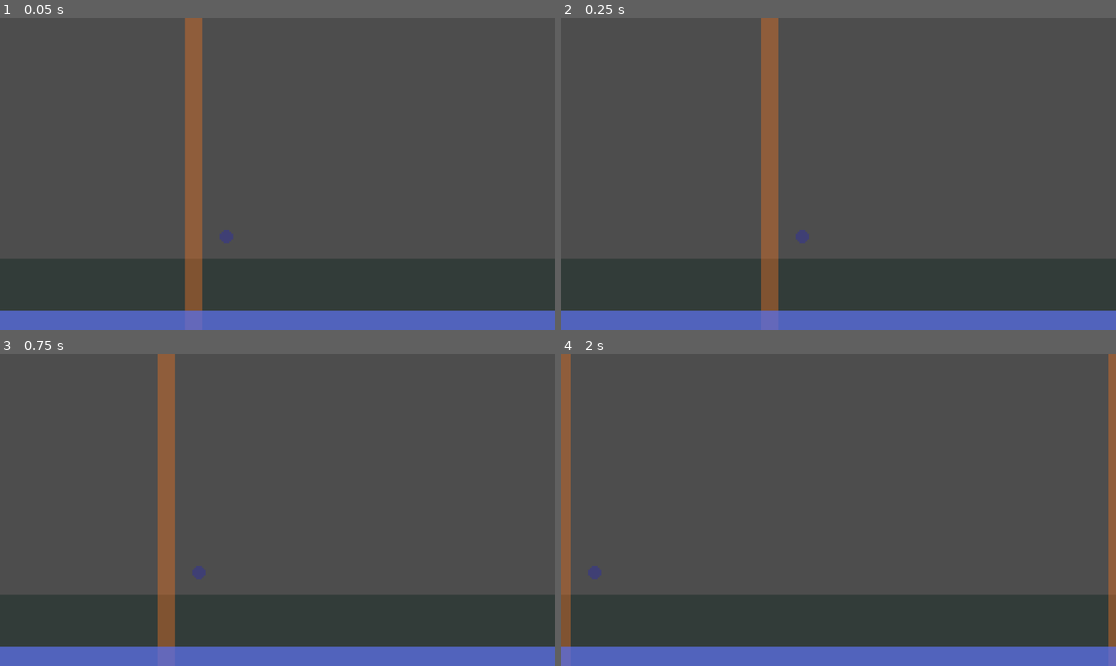
Above: before the commit, frames 1-4 (two rows, left to right).
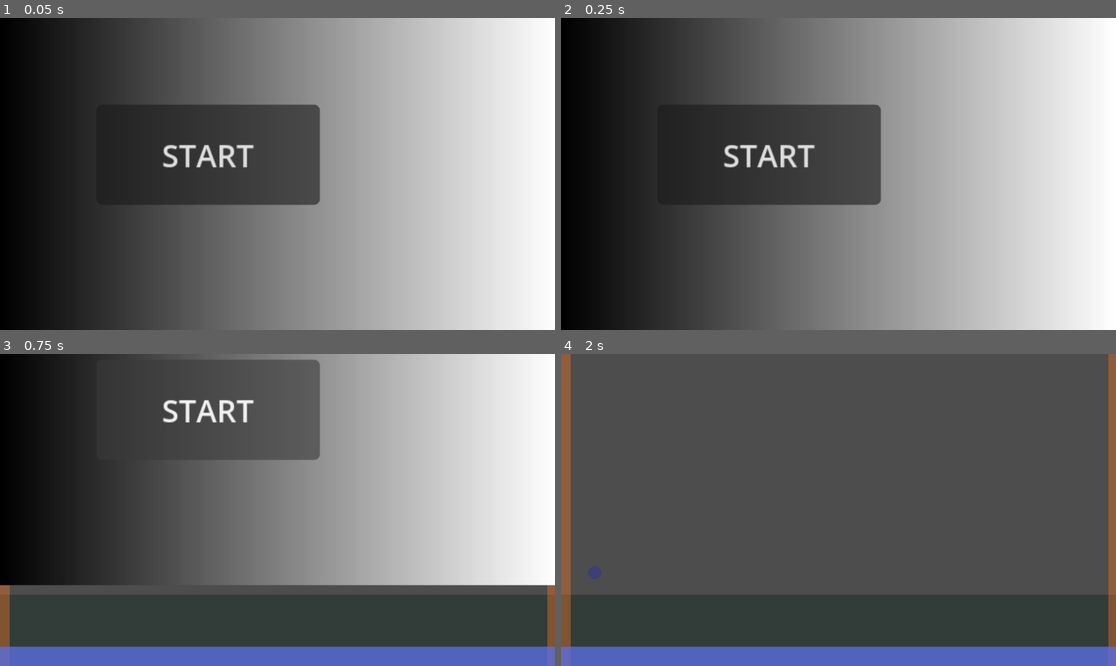
Above: after the commit, the same moments.

Repository: appellatebaton0/chili-code-jam-4
Game: Godot game, scene res://scenes/main.tscn
Two runs of this game, one before a commit and one after it. Both use one fixed random seed, a clock stepped at 60 frames per second and the inputs below.
Inputs (mouse positions are in pixels of both pictures, inside the frame that each line leads up to):
- Up to frame 1 (0.05 s): no input
- Up to frame 2 (0.25 s): no input
- Up to frame 3 (0.75 s): click (210, 491) at 0.5 s, where only the run after the commit has a clickable "START"
- Up to frame 4 (2 s): tap Enter at 1.25 s; move the mouse to (960, 494) at 1.27 s; click (960, 494) at 1.42 s

The runs differ from the first frame. In frame 1, 84% of the frame differs, in the area x 0-100%, y 0-100%; in frame 2, 84%; in frame 3, 58%; in frame 4, nothing differs.

Commit message:
h1 - Area Buttons / Basic UI

Diff:
--- a/scenes/main.tscn
+++ b/scenes/main.tscn
@@ -1,13 +1,86 @@
-[gd_scene load_steps=3 format=3 uid="uid://c3anty621fnsp"]
+[gd_scene load_steps=11 format=3 uid="uid://c3anty621fnsp"]
 
 [ext_resource type="Script" uid="uid://c1br7q0wcb3kd" path="res://scripts/camera.gd" id="1_0wfyh"]
+[ext_resource type="Script" uid="uid://cdcn6er34elng" path="res://scripts/area_activator.gd" id="2_jyhfs"]
 [ext_resource type="Texture2D" uid="uid://c7n2wbe2y8prm" path="res://assets/textures/placeholder.png" id="2_sugp2"]
+[ext_resource type="Script" uid="uid://d386c2mb6q48g" path="res://scripts/anim_button.gd" id="4_jyhfs"]
 
-[node name="main" type="Node"]
+[sub_resource type="RectangleShape2D" id="RectangleShape2D_tbgi4"]
+size = Vector2(9, 162)
+
+[sub_resource type="Gradient" id="Gradient_sugp2"]
+
+[sub_resource type="GradientTexture2D" id="GradientTexture2D_jyhfs"]
+gradient = SubResource("Gradient_sugp2")
+width = 288
+height = 162
+
+[sub_resource type="Animation" id="Animation_jyhfs"]
+resource_name = "start"
+length = 0.5
+tracks/0/type = "value"
+tracks/0/imported = false
+tracks/0/enabled = true
+tracks/0/path = NodePath("StartScreen:position")
+tracks/0/interp = 2
+tracks/0/loop_wrap = true
+tracks/0/keys = {
+"times": PackedFloat32Array(0, 0.5),
+"transitions": PackedFloat32Array(1, 1),
+"update": 0,
+"values": [Vector2(0, 0), Vector2(0, -162)]
+}
+
+[sub_resource type="Animation" id="Animation_tbgi4"]
+length = 0.001
+tracks/0/type = "value"
+tracks/0/imported = false
+tracks/0/enabled = true
+tracks/0/path = NodePath("StartScreen:position")
+tracks/0/interp = 1
+tracks/0/loop_wrap = true
+tracks/0/keys = {
+"times": PackedFloat32Array(0),
+"transitions": PackedFloat32Array(1),
+"update": 0,
+"values": [Vector2(0, 0)]
+}
+
+[sub_resource type="AnimationLibrary" id="AnimationLibrary_tefeu"]
+_data = {
+&"RESET": SubResource("Animation_tbgi4"),
+&"start": SubResource("Animation_jyhfs")
+}
+
+[node name="Main" type="Node"]
 
 [node name="Camera2D" type="Camera2D" parent="."]
-position = Vector2(620, 81)
+position = Vector2(144, 81)
 script = ExtResource("1_0wfyh")
+speed = 0.605
+
+[node name="LeftArea" type="Area2D" parent="Camera2D"]
+position = Vector2(-139.5, 0)
+script = ExtResource("2_jyhfs")
+signal_name = "pane_left"
+
+[node name="CollisionShape2D" type="CollisionShape2D" parent="Camera2D/LeftArea"]
+shape = SubResource("RectangleShape2D_tbgi4")
+
+[node name="AudioStreamPlayer2D" type="AudioStreamPlayer2D" parent="Camera2D/LeftArea"]
+
+[node name="RightArea" type="Area2D" parent="Camera2D"]
+position = Vector2(140, 0)
+script = ExtResource("2_jyhfs")
+signal_name = "pane_right"
+
+[node name="CollisionShape2D" type="CollisionShape2D" parent="Camera2D/RightArea"]
+position = Vector2(-0.5, 0)
+shape = SubResource("RectangleShape2D_tbgi4")
+
+[node name="AudioStreamPlayer2D" type="AudioStreamPlayer2D" parent="Camera2D/RightArea"]
+
+[node name="AudioListener2D" type="AudioListener2D" parent="Camera2D"]
 
 [node name="Sprite2D" type="Sprite2D" parent="." groups=["Pane"]]
 texture_filter = 1
@@ -23,3 +96,42 @@
 texture_filter = 1
 position = Vector2(720, 81)
 texture = ExtResource("2_sugp2")
+
+[node name="CanvasLayer" type="CanvasLayer" parent="."]
+
+[node name="UI" type="Control" parent="CanvasLayer"]
+layout_mode = 3
+anchors_preset = 15
+anchor_right = 1.0
+anchor_bottom = 1.0
+grow_horizontal = 2
+grow_vertical = 2
+mouse_filter = 2
+
+[node name="StartScreen" type="TextureRect" parent="CanvasLayer/UI"]
+layout_mode = 1
+anchors_preset = 15
+anchor_right = 1.0
+anchor_bottom = 1.0
+grow_horizontal = 2
+grow_vertical = 2
+texture = SubResource("GradientTexture2D_jyhfs")
+
+[node name="Button" type="Button" parent="CanvasLayer/UI/StartScreen"]
+layout_mode = 0
+offset_left = 50.0
+offset_top = 45.0
+offset_right = 166.0
+offset_bottom = 97.0
+focus_mode = 0
+text = "START"
+script = ExtResource("4_jyhfs")
+anim_name = "start"
+
+[node name="AnimationPlayer" type="AnimationPlayer" parent="CanvasLayer/UI"]
+libraries = {
+&"": SubResource("AnimationLibrary_tefeu")
+}
+
+[connection signal="activated" from="Camera2D/LeftArea" to="Camera2D/LeftArea/AudioStreamPlayer2D" method="play"]
+[connection signal="activated" from="Camera2D/RightArea" to="Camera2D/RightArea/AudioStreamPlayer2D" method="play"]
--- /dev/null
+++ b/scripts/anim_button.gd
@@ -0,0 +1,15 @@
+class_name AnimateButton extends Button
+
+@export var anim_name := ""
+
+@onready var anim := find_anim()
+func find_anim(with:Node = self, depth := 5) -> AnimationPlayer:
+
+	if depth == 0: return null
+
+	for child in with.get_children(): if child is AnimationPlayer: return child
+
+	return find_anim(with.get_parent(), depth - 1)
+
+func _pressed() -> void:
+	anim.play(anim_name)
--- /dev/null
+++ b/scripts/area_activator.gd
@@ -0,0 +1,10 @@
+class_name AreaActivator extends Area2D
+
+signal activated
+
+@export var signal_name:String
+
+func _input_event(_viewport: Viewport, event: InputEvent, _shape_idx: int) -> void:
+	if event is InputEventMouse and not Global.pane_moving:
+		Global.emit_signal(signal_name)
+		activated.emit()
--- a/scripts/camera.gd
+++ b/scripts/camera.gd
@@ -13,8 +13,11 @@
 
 func _process(delta: float) -> void: if Global.pane_moving:
 
+
 	var curr = global_position.x
 	var goal = Global.current_pane.global_position.x
+
+	if abs(curr - goal) <= 0.5: progress = 1.0
 
 	# Lerp to the goal based on a curved rep of the progress.
 	global_position.x = lerp(curr, goal, ease(progress, -2.5))
Not shown, added: scripts/anim_button.gd.uid
Not shown, added: scripts/area_activator.gd.uid
